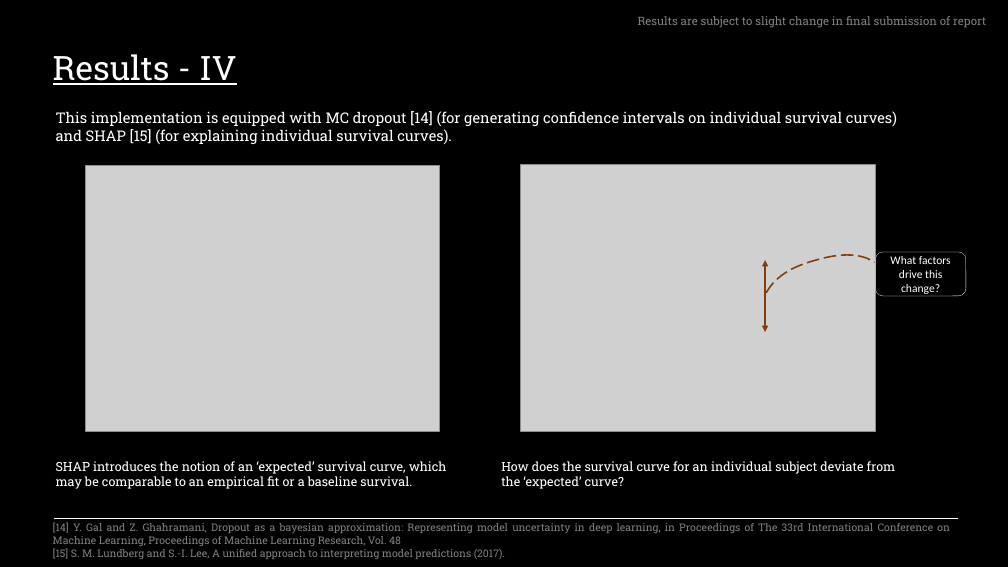
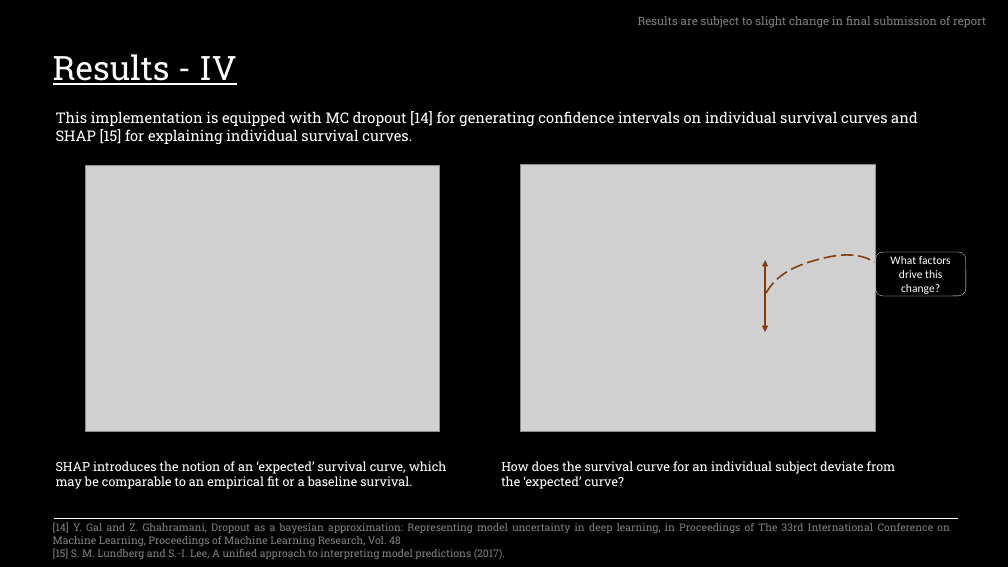
Before and after one commit to sourasen1011/UoE_Research_Project_2023, a slide deck: slide 11 of presentations/powerpoint_presentation/my_presentation.pptx. Drawn at 1008x567 pixels with LibreOffice and Linux fonts; fonts in the diff are those of the drawing; grey boxes stand for pictures. Boxes give left, top, right and bottom in pixels: in the first picture for what was removed or moved away, otherwise in the second. Text is boxed around its words. In the diff, an @@ line names an element or a change of style, - is before the commit and + after.

```diff
--- a/presentations/powerpoint_presentation/my_presentation.pptx
+++ b/presentations/powerpoint_presentation/my_presentation.pptx
@@ text at [56, 111, 917, 144]: text changed @@
-This implementation is equipped with MC dropout [14] (for generating confidence intervals on individual survival curves) and SHAP [15] (for explaining individual survival curves).
+This implementation is equipped with MC dropout [14] for generating confidence intervals on individual survival curves and SHAP [15] for explaining individual survival curves.
```
Also in this commit, not shown: 9 other slides changed, 1 other file.
